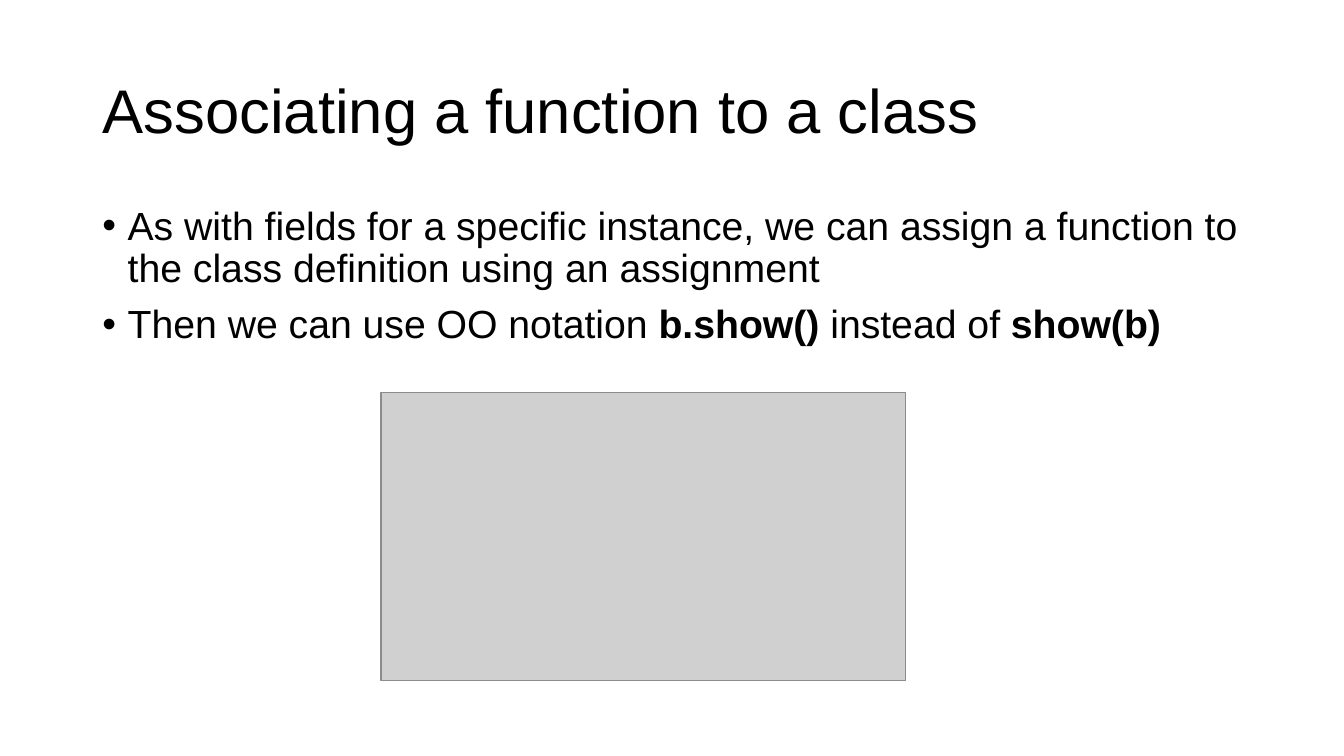
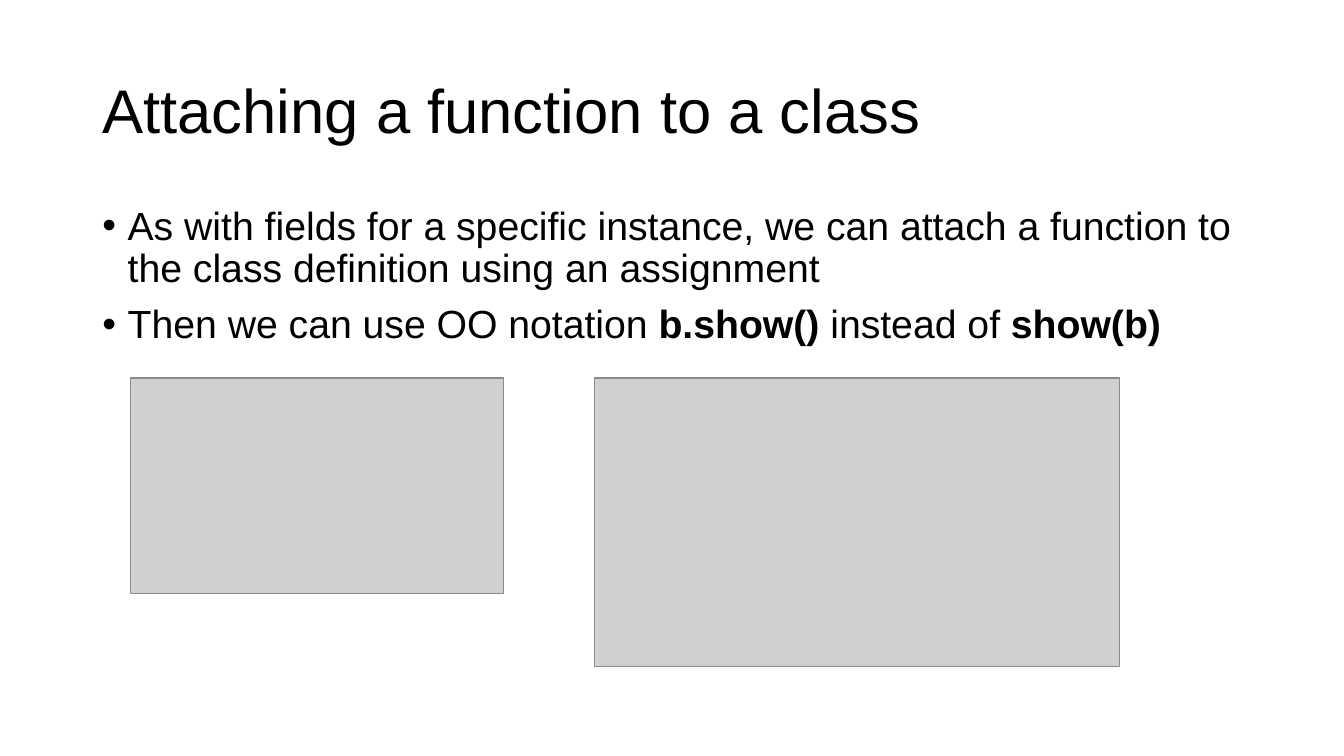
Before and after one commit to parrt/msds501, a slide deck: slide 11 of slides/OO.pptx. Drawn at 1344x756 pixels with LibreOffice and Linux fonts; fonts in the diff are those of the drawing; grey boxes stand for pictures; background and template pictures are left out. Boxes give left, top, right and bottom in pixels: in the first picture for what was removed or moved away, otherwise in the second. Text is boxed around its words. In the diff, an @@ line names an element or a change of style, - is before the commit and + after.

```diff
--- a/slides/OO.pptx
+++ b/slides/OO.pptx
@@ title at box(102, 88, 920, 145): text changed @@
-Associating a function to a class
+Attaching a function to a class
@@ text at box(128, 211, 1231, 290): text changed @@
-• As with fields for a specific instance, we can assign a function to the class definition using an assignment
+• As with fields for a specific instance, we can attach a function to the class definition using an assignment
@@ picture added at box(131, 378, 503, 594) @@
@@ picture: place and size @@
-picture at box(381, 392, 906, 681)
+picture at box(595, 378, 1120, 666)
```
Also in this commit, not shown: 11 other slides changed, 5 other files.
